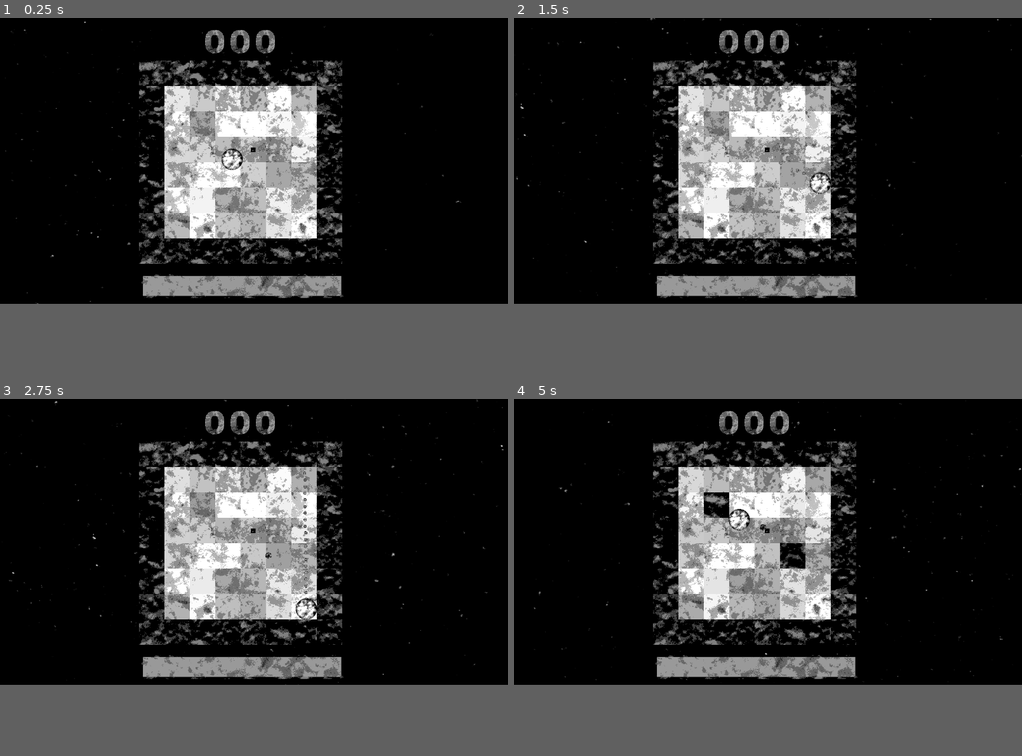
Above: before the commit, frames 1-4 (two rows, left to right).
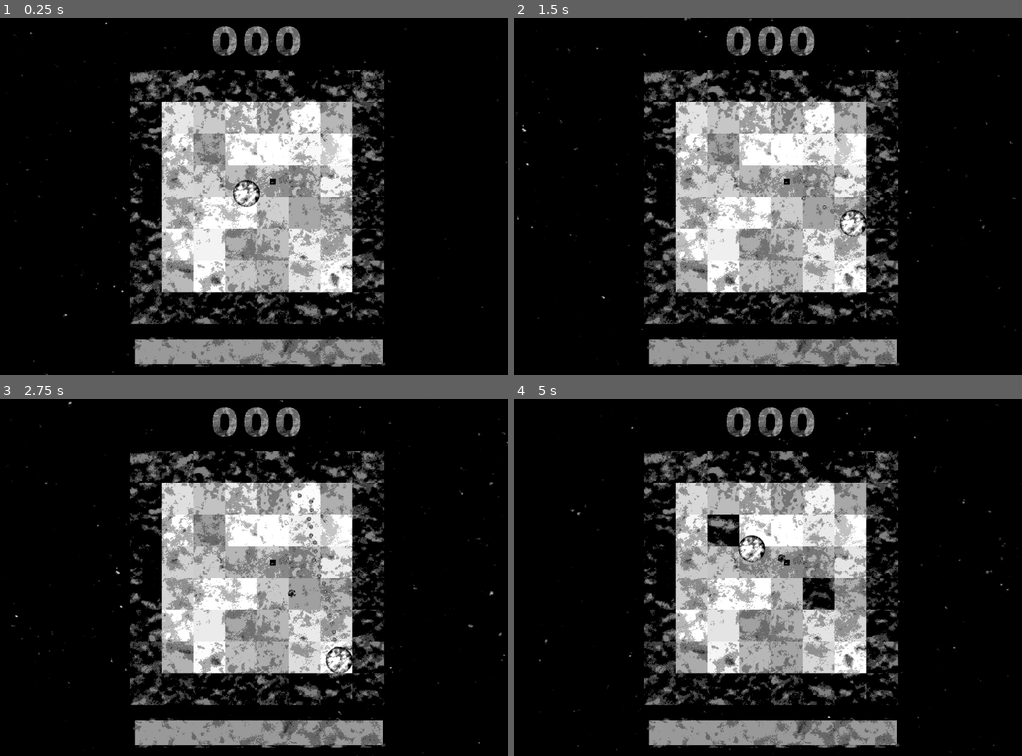
Above: after the commit, the same moments.

Repository: Indivicivet/ludumdare54
Game: Godot game, scene res://ludumdare54.tscn
The game is run twice, just before and just after one commit, with the same random seed, the same clock (stepped at 60 frames per second) and the same inputs.
Inputs (mouse positions are in pixels of both pictures, inside the frame that each line leads up to):
- Up to frame 1 (0.25 s): no input
- Up to frame 2 (1.5 s): move the mouse to (879, 146) at 0.52 s; press the mouse at (879, 146) at 0.53 s; hold Right (right) 0.53-1.28 s; move the mouse to (666, 175) at 1.27 s; release the mouse at (666, 175) at 1.28 s; hold Down (down) from 1.28 s (still down); click (666, 175) at 1.35 s
- Up to frame 3 (2.75 s): move the mouse to (304, 477) at 2.02 s; release Down (down) at 2.03 s; press the mouse at (304, 477) at 2.03 s; hold Right (right) from 2.03 s (still down)
- Up to frame 4 (5 s): move the mouse to (742, 598) at 2.77 s; release Right (right) at 2.78 s; release the mouse at (742, 598) at 2.78 s; hold Up (up) 2.78-3.53 s; click (742, 598) at 2.85 s; move the mouse to (920, 584) at 3.52 s; press the mouse at (920, 584) at 3.53 s; hold Left (left) from 3.53 s (still down); move the mouse to (615, 498) at 4.27 s; release the mouse at (615, 498) at 4.28 s; click (615, 498) at 4.35 s
In our replay, the window is 800x450 before the commit and 800x562 after it. These sizes can differ from the game's own. Grey fills any space a smaller window leaves; there, only what the larger window draws over its background counts as a difference.

The runs differ from the first frame. In frame 1, 29% of the frame differs, in the area x 1-100%, y 1-100%; in frame 2, 29%; in frame 3, 29%; in frame 4, 29%, in the area x 3-100%, y 0-100%.

Commit message:
make the whole game in a smaller window (1024x720)

Diff:
--- a/ludumdare54.tscn
+++ b/ludumdare54.tscn
@@ -31,12 +31,13 @@
 texture = ExtResource("2_fxmil")
 
 [node name="play_region" parent="." instance=ExtResource("4_ion4y")]
+position = Vector2(519, 361)
 
 [node name="score" parent="." instance=ExtResource("10_5oqj3")]
-position = Vector2(604, 60)
+position = Vector2(516, 47)
 
 [node name="health_indicator" type="Node2D" parent="."]
-position = Vector2(610, 675)
+position = Vector2(522, 673)
 script = ExtResource("12_30iwo")
 
 [node name="Sprite2Dbg" type="Sprite2D" parent="health_indicator"]
--- a/project.godot
+++ b/project.godot
@@ -21,7 +21,7 @@
 
 [display]
 
-window/size/viewport_width=1280
+window/size/viewport_width=1024
 window/size/viewport_height=720
 
 [input]
